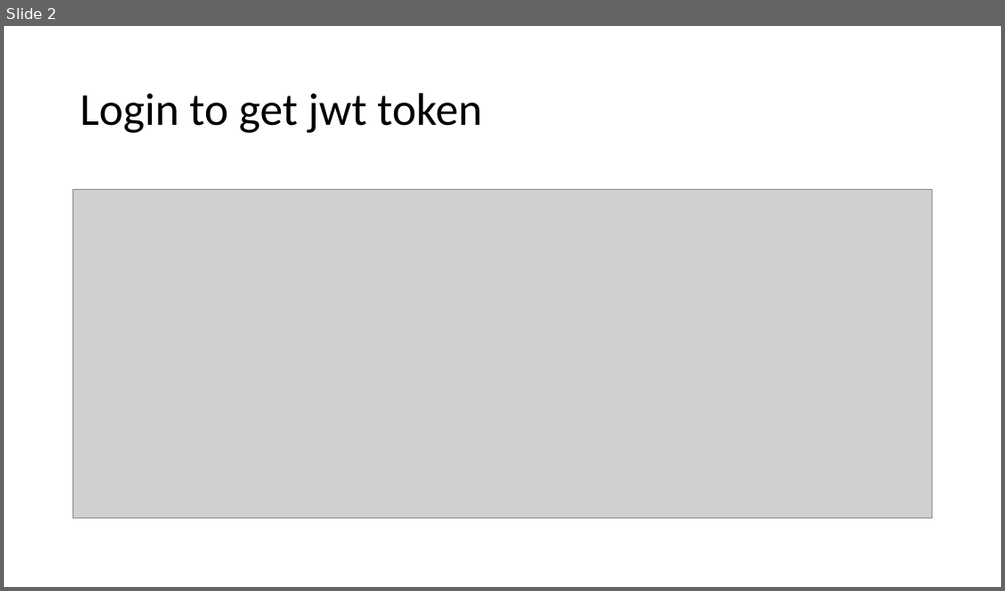
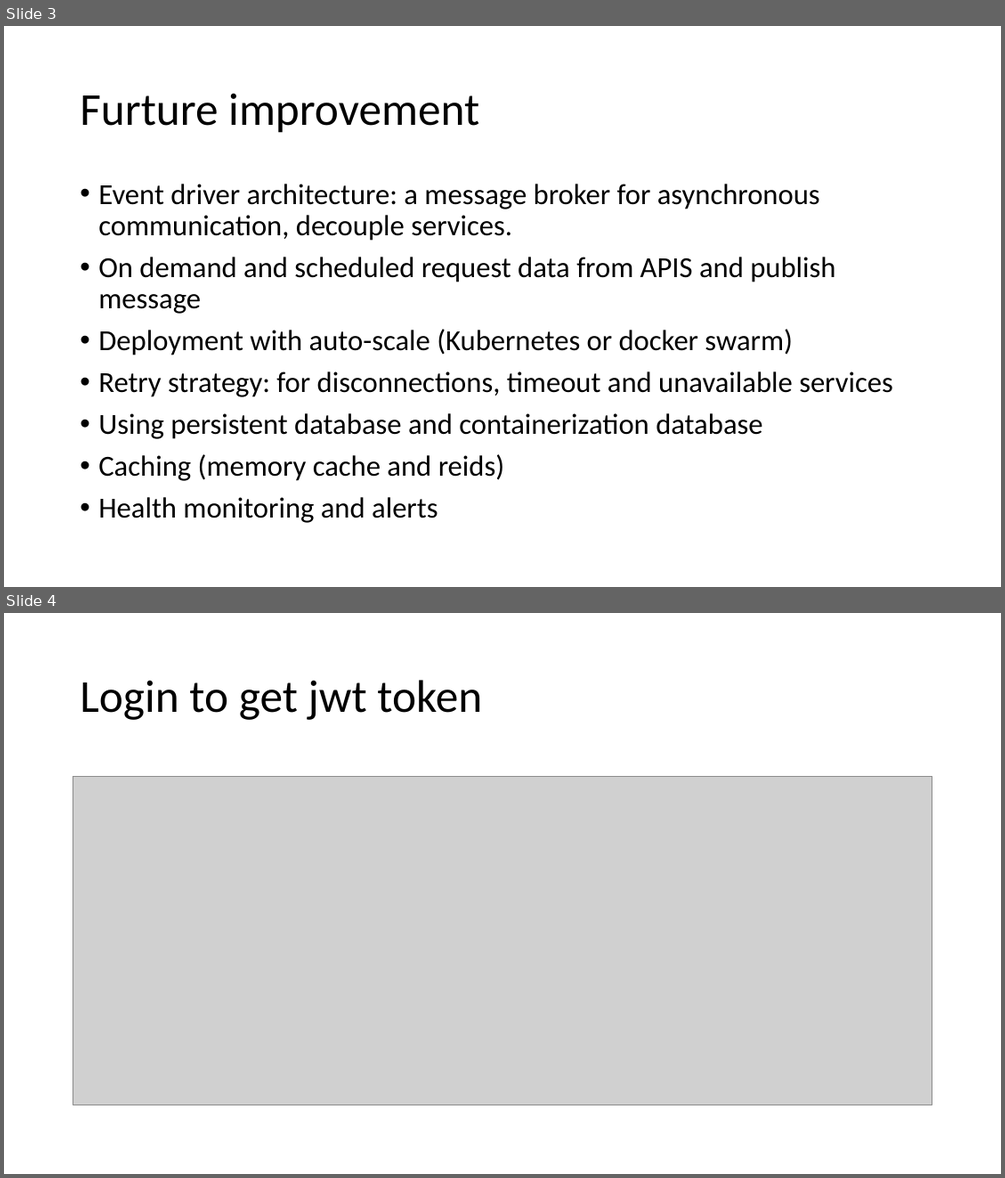
Before and after one commit to Lejuan60606/PlayGoodSolution, a slide deck: Presentation1.pptx. Shown one above the other, each under a label of ours: slide 2 before the commit, slides 3 and 4 after it. The pictures are 1005x591 and 1005x1178 pixels, drawn with LibreOffice and Linux fonts; fonts in the diff are those of the drawing; grey boxes stand for pictures. Boxes give left, top, right and bottom in pixels: in the first picture for what was removed or moved away, otherwise in the second. Text is boxed around its words. In the diff, an @@ line names an element or a change of style, - is before the commit and + after.

```diff
--- a/Presentation1.pptx
+++ b/Presentation1.pptx
@@ slide 3 added at box(4, 26, 1001, 587), background #FFFFFF @@
@@ title added at box(80, 93, 479, 133), 44 pt, text #000000 @@
+Furture improvement
@@ text added at box(98, 184, 893, 523), 28 pt, text #000000 @@
+• Event driver architecture: a message broker for asynchronous communication, decouple services.
+• On demand and scheduled request data from APIS and publish message
+• Deployment with auto-scale (Kubernetes or docker swarm)
+• Retry strategy: for disconnections, timeout and unavailable services
+• Using persistent database and containerization database
+• Caching (memory cache and reids)
+• Health monitoring and alerts
@@ what was slide 2 is now slide 4 @@
```
Also in this commit, not shown: 6 other slides added, 1 slide removed.
